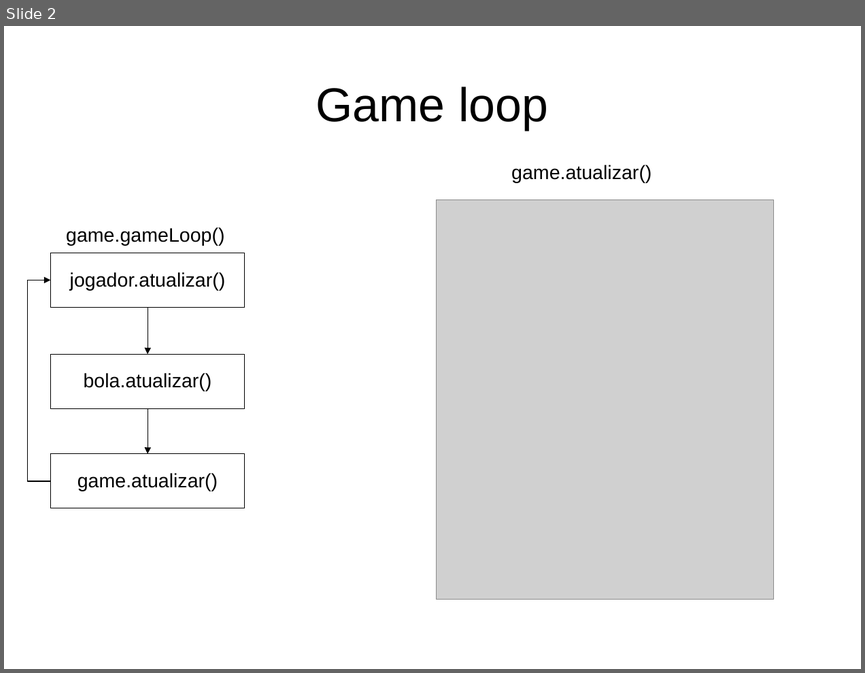
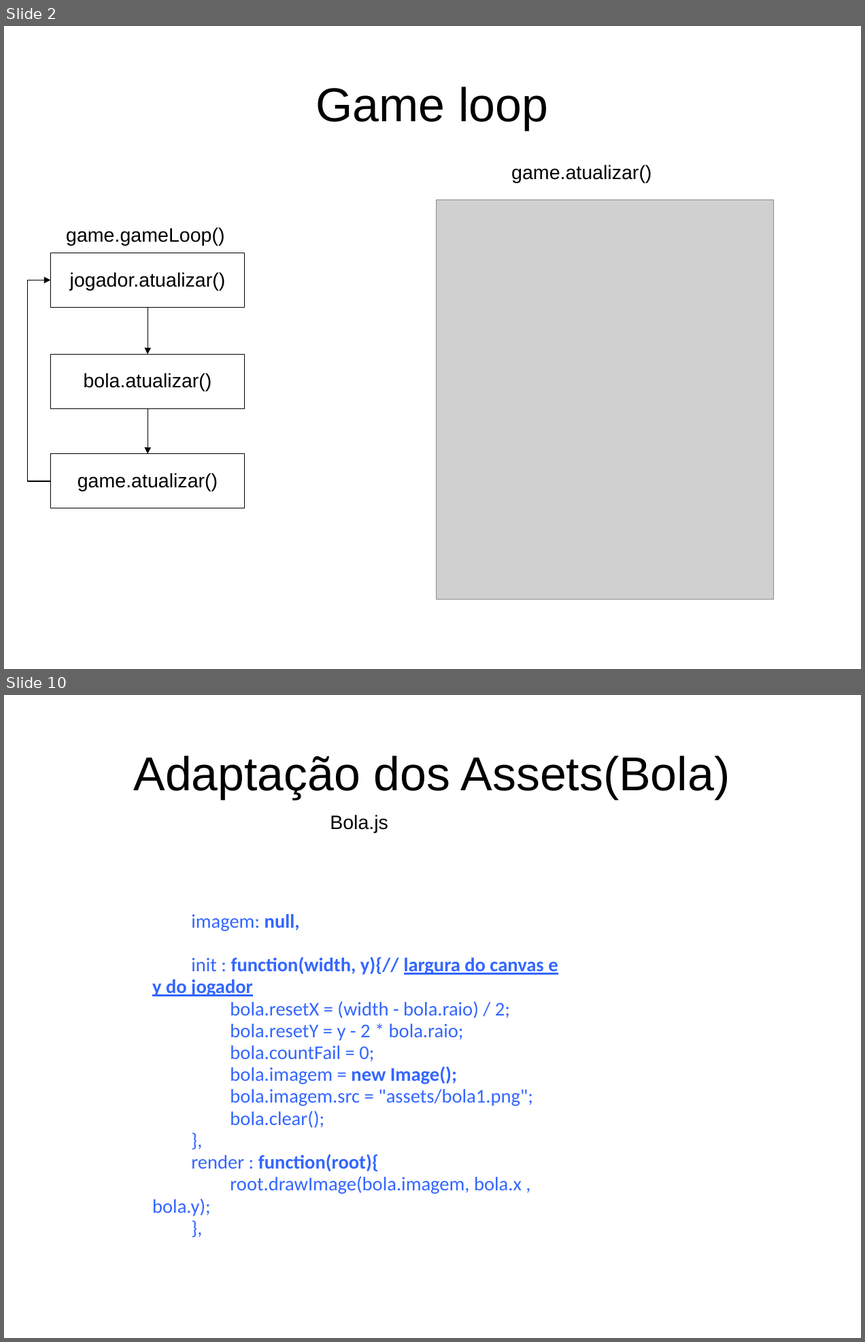
Before and after one commit to jucimarjr/posueagames, a slide deck: brunorichele/breakout/apres/breakout.ppt. Shown one above the other, each under a label of ours: slide 2 before the commit, slides 2 and 10 after it; the slides between them are not shown. The pictures are 865x673 and 865x1342 pixels, drawn with LibreOffice and Linux fonts; fonts in the diff are those of the drawing; grey boxes stand for pictures. Boxes give left, top, right and bottom in pixels: in the first picture for what was removed or moved away, otherwise in the second. Text is boxed around its words. In the diff, an @@ line names an element or a change of style, - is before the commit and + after.

```diff
--- a/brunorichele/breakout/apres/breakout.ppt
+++ b/brunorichele/breakout/apres/breakout.ppt
@@ slide 10 added at [4, 695, 861, 1338], background #FFFFFF @@
@@ title added at [134, 756, 730, 799], 44 pt, text #000000 @@
+Adaptação dos Assets(Bola)
@@ text added at [330, 815, 388, 833], 18 pt, text #000000 @@
+Bola.js
@@ text added at [152, 914, 558, 1216], 18 pt, text #3366FF @@
+imagem: null,
+init : function(width, y){// largura do canvas e y do jogador
+bola.resetX = (width - bola.raio) / 2;
+bola.resetY = y - 2 * bola.raio;
+bola.countFail = 0;
+bola.imagem = new Image();
+bola.imagem.src = "assets/bola1.png";
+bola.clear();
+},
+render : function(root){
+root.drawImage(bola.imagem, bola.x , bola.y);
+},
```
Also in this commit, not shown: 11 other slides added, 7 other files.
